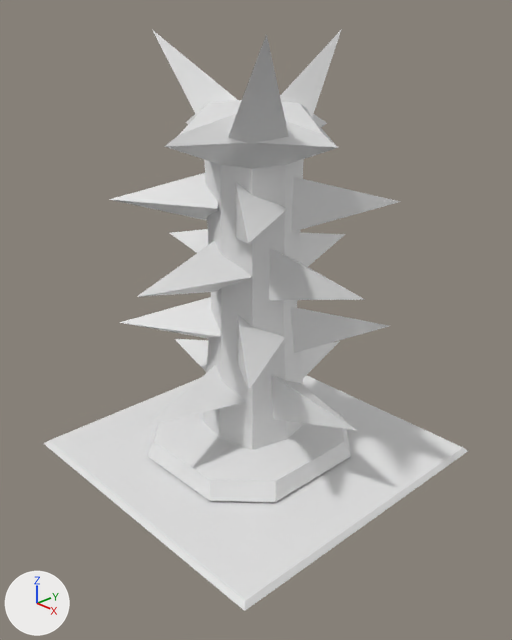
The Blender file Assets_Files/Environment/Floor_Tiles/Floor_Tiles.blend: old version first, new version second.
Before and after are seen from a camera (50 mm lens) standing at (1.467, -1.372, 1.309) and looking at (0.052, -0.041, 0.476). Arrows for +X, +Y and +Z are at lower left; the lights stay in place.

The first picture shows 'Floor_Tile', 'Spikes'.
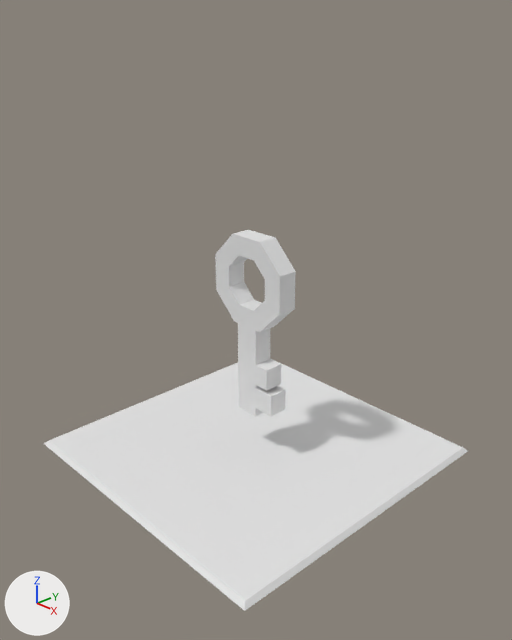
What changed in the scene script:
```text
Change ob_key:
    remove ob_key.hide_set(True)
Change ob_spikes:
    add ob_spikes.hide_set(True)
```

What differs and where, as boxes [x1, y1, x2, y2] in the pictures (512 x 640 px):
'Spikes', hidden: before [109, 29, 400, 502]
'Key', shown: after [215, 230, 296, 417]
